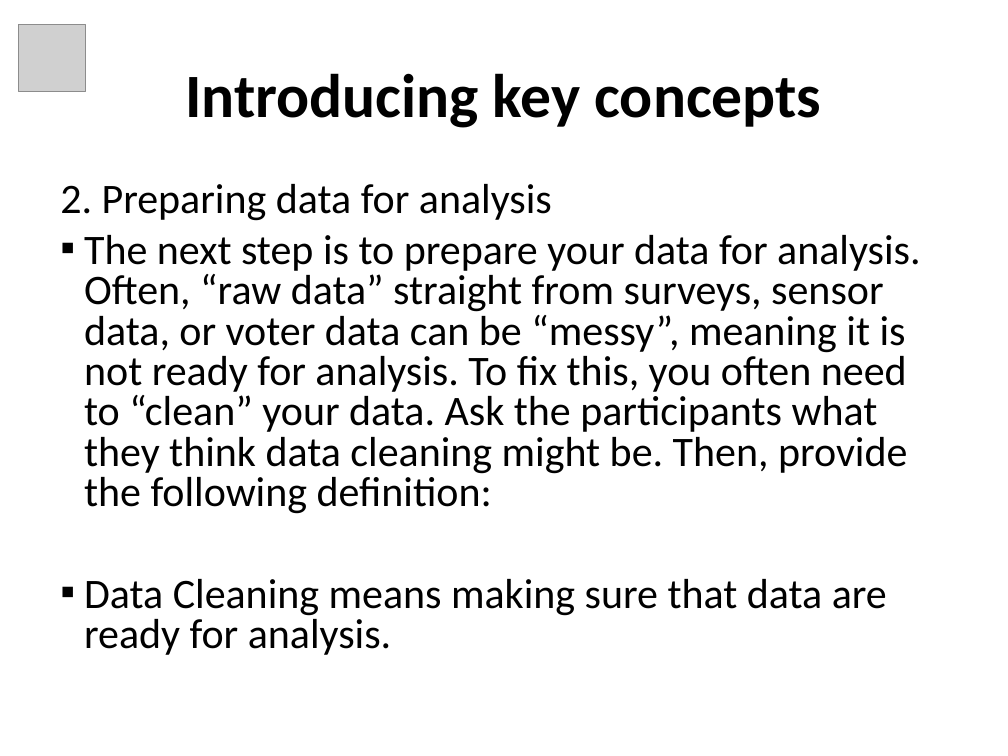
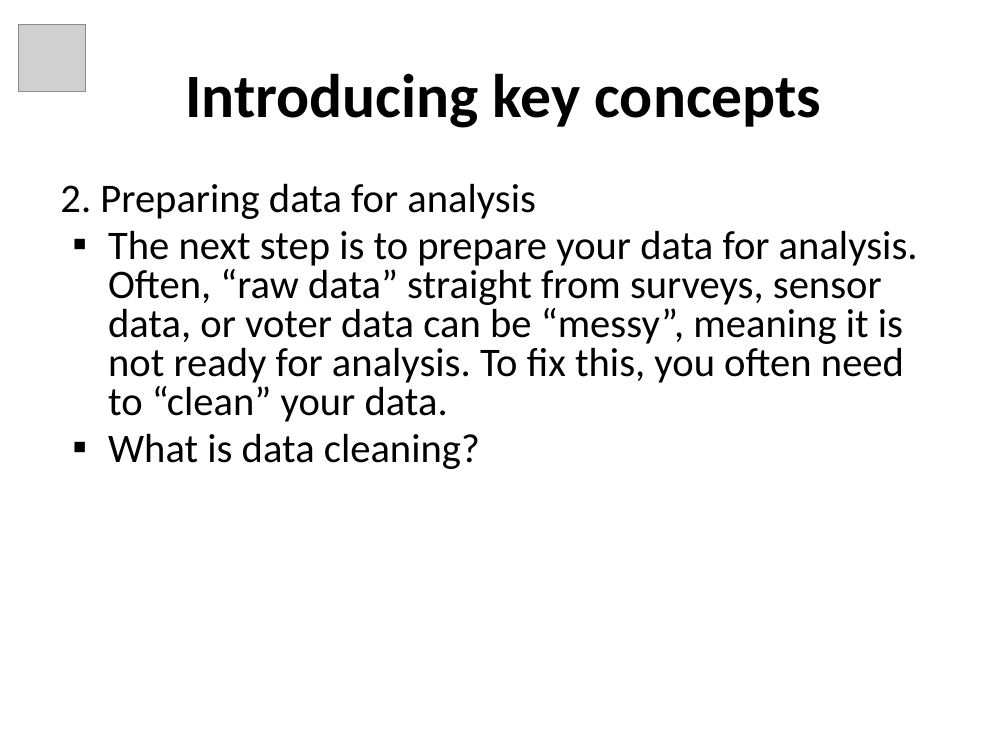
Before and after one commit to tascha/D4DM, a slide deck: slide 7 of documents/Module4_Slides.ppt. Drawn at 1008x756 pixels with LibreOffice and Linux fonts; fonts in the diff are those of the drawing; grey boxes stand for pictures. Boxes give left, top, right and bottom in pixels: in the first picture for what was removed or moved away, otherwise in the second. Text is boxed around its words. In the diff, an @@ line names an element or a change of style, - is before the commit and + after.

```diff
--- a/documents/Module4_Slides.ppt
+++ b/documents/Module4_Slides.ppt
@@ text at <box>60,183,536,219</box>: size 30 to 29 pt in "2. Preparing data for analysis"; less space between paragraphs @@
@@ text at <box>108,230,918,469</box>: text changed; size 30 to 29 pt @@
-▪ The next step is to prepare your data for analysis. Often, “raw data” straight from surveys, sensor data, or voter data can be “messy”, meaning it is not ready for analysis. To fix this, you often need to “clean” your data. Ask the participants what they think data cleaning might be. Then, provide the following definition:
-▪ Data Cleaning means making sure that data are ready for analysis.
+▪ The next step is to prepare your data for analysis. Often, “raw data” straight from surveys, sensor data, or voter data can be “messy”, meaning it is not ready for analysis. To fix this, you often need to “clean” your data.
+▪ What is data cleaning?
```
Also in this commit, not shown: 18 other slides changed, 5 slides added, 4 slides removed.
